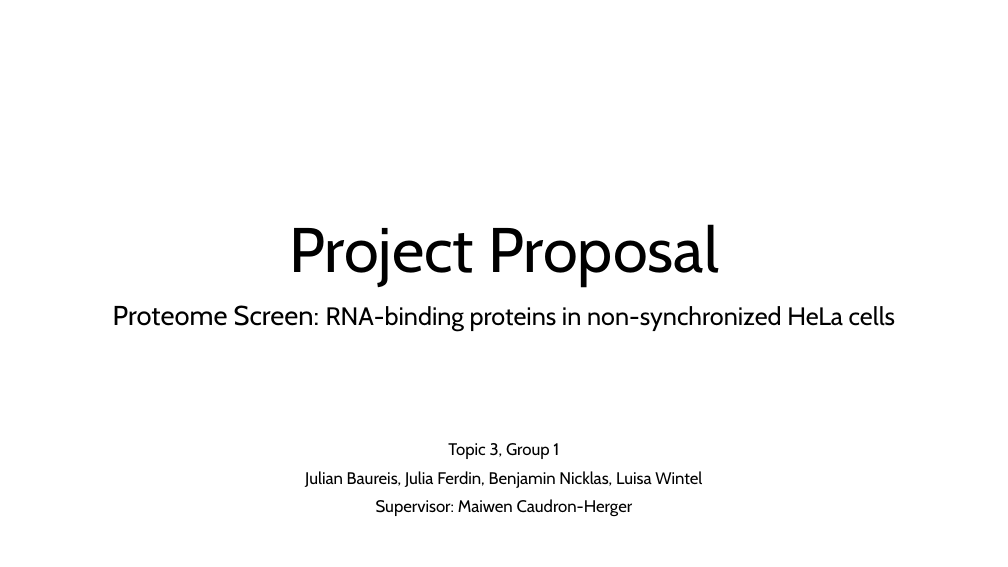
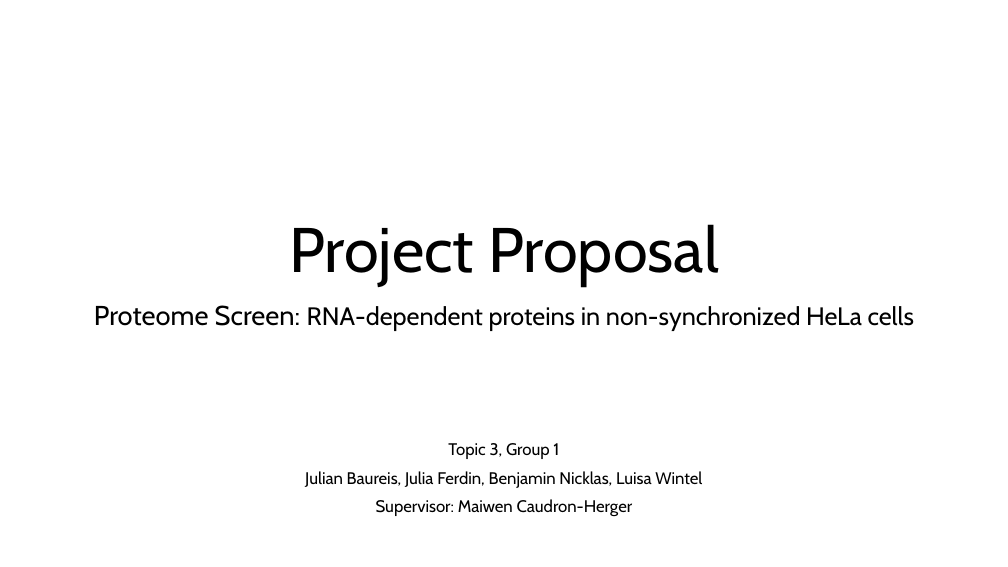
Before and after one commit to MichelaPozzi/2025-topic-03-group-01, a slide deck: slide 1 of Project Proposal Ben.pptx. Drawn at 1008x567 pixels with LibreOffice and Linux fonts; fonts in the diff are those of the drawing. Boxes give left, top, right and bottom in pixels: in the first picture for what was removed or moved away, otherwise in the second. Text is boxed around its words. In the diff, an @@ line names an element or a change of style, - is before the commit and + after.

```diff
--- a/Project Proposal Ben.pptx
+++ b/Project Proposal Ben.pptx
@@ subtitle at (x1=94, y1=305, x2=914, y2=331): text changed @@
-Proteome Screen: RNA-binding proteins in non-synchronized HeLa cells
+Proteome Screen: RNA-dependent proteins in non-synchronized HeLa cells
```
Also in this commit, not shown: 7 other slides changed, 2 slides added.
